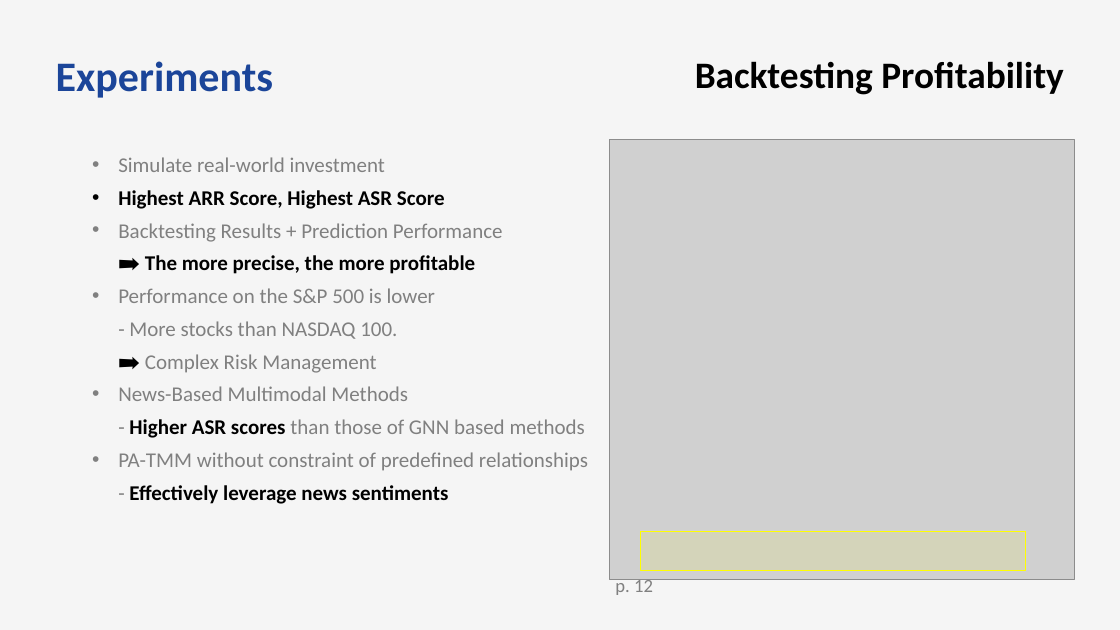
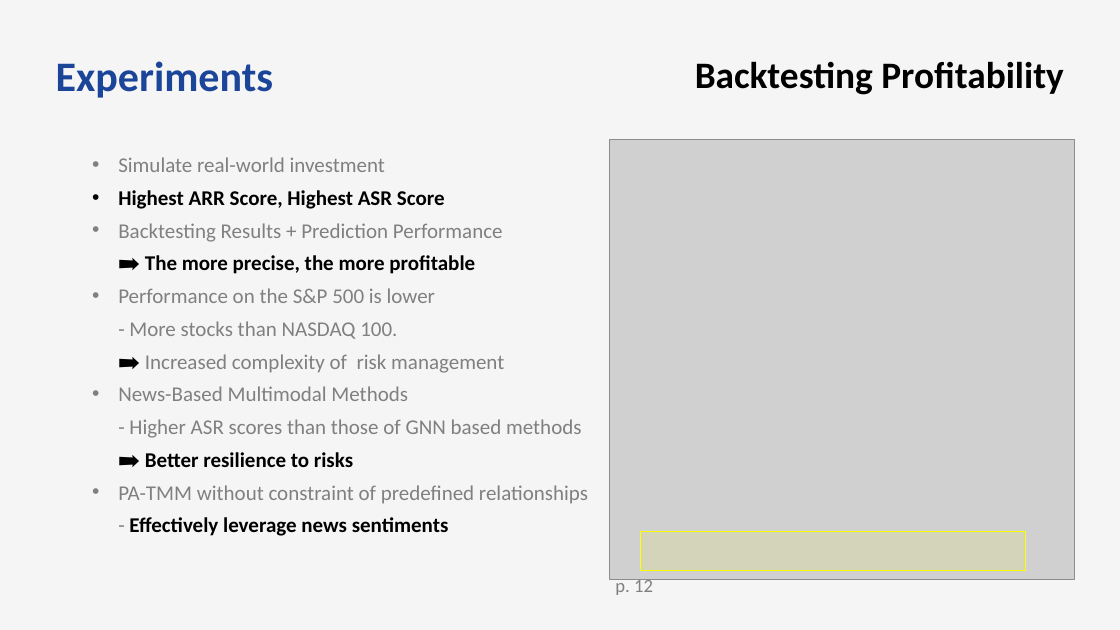
Before and after one commit to bts1991/study, a slide deck: slide 31 of 논문 Review/Others/paper_review.pptx. Drawn at 1120x630 pixels with LibreOffice and Linux fonts; fonts in the diff are those of the drawing; grey boxes stand for pictures. Boxes give left, top, right and bottom in pixels: in the first picture for what was removed or moved away, otherwise in the second. Text is boxed around its words. In the diff, an @@ line names an element or a change of style, - is before the commit and + after.

```diff
--- a/논문 Review/Others/paper_review.pptx
+++ b/논문 Review/Others/paper_review.pptx
@@ text at [118, 288, 581, 467]: text changed @@
-  • Performance on the S&P 500 is lower
-    - More stocks than NASDAQ 100.
-    ➡️ Complex Risk Management
-  • News-Based Multimodal Methods
-    - Higher ASR scores than those of GNN based methods
+  • Performance on the S&P 500 is lower
+    - More stocks than NASDAQ 100.
+    ➡️ Increased complexity of risk management
+  • News-Based Multimodal Methods
+    - Higher ASR scores than those of GNN based methods
+    ➡️ Better resilience to risks
```
Also in this commit, not shown: 8 other slides changed, 2 other files.
